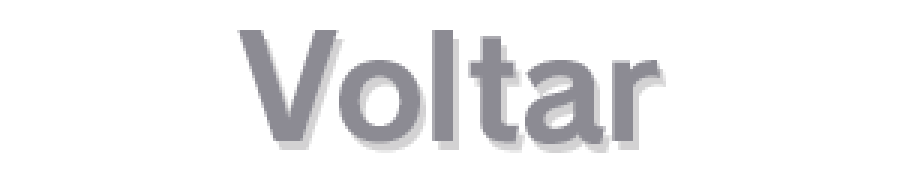
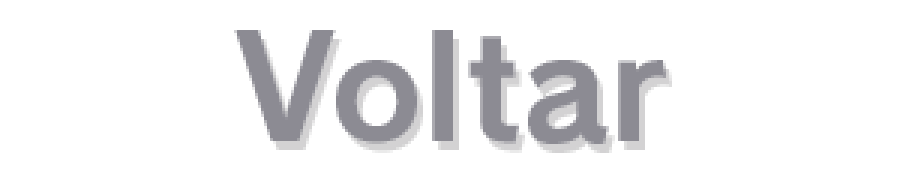
Layer changes from the first w=900, h=180 image to the second:
added layer "Voltar V2" above "Back V2" over (234, 30, 666, 144)
hid "Voltar" (1st of 2) over (237, 30, 660, 144)
